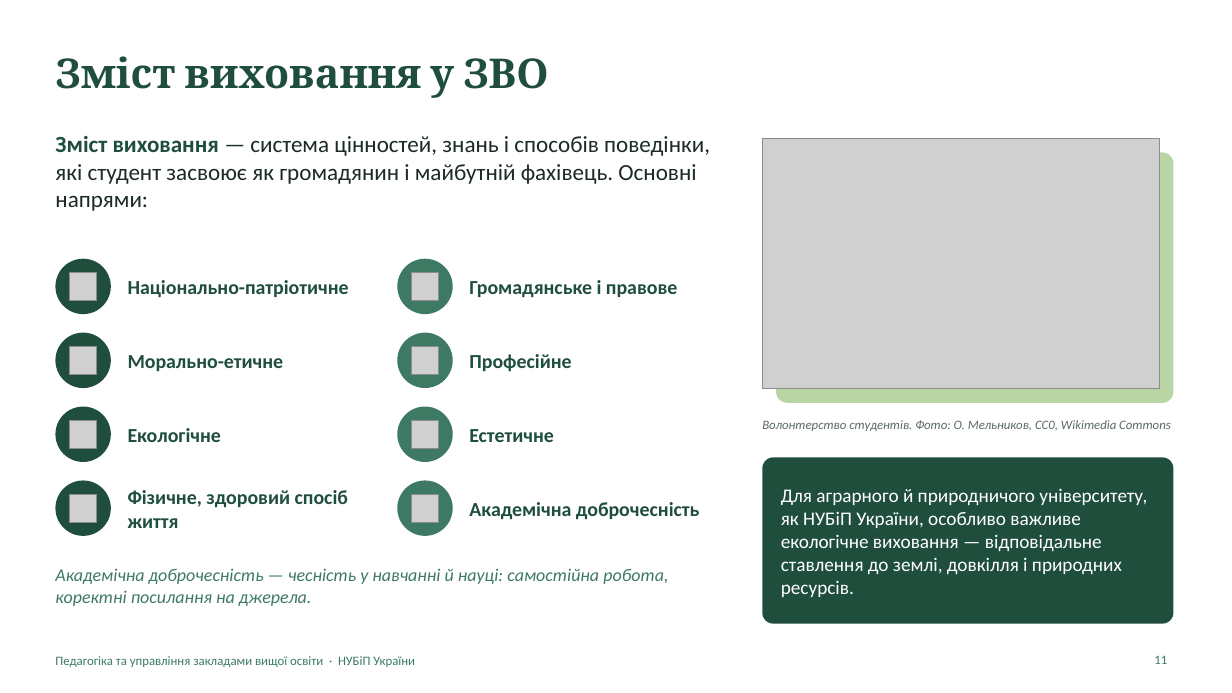
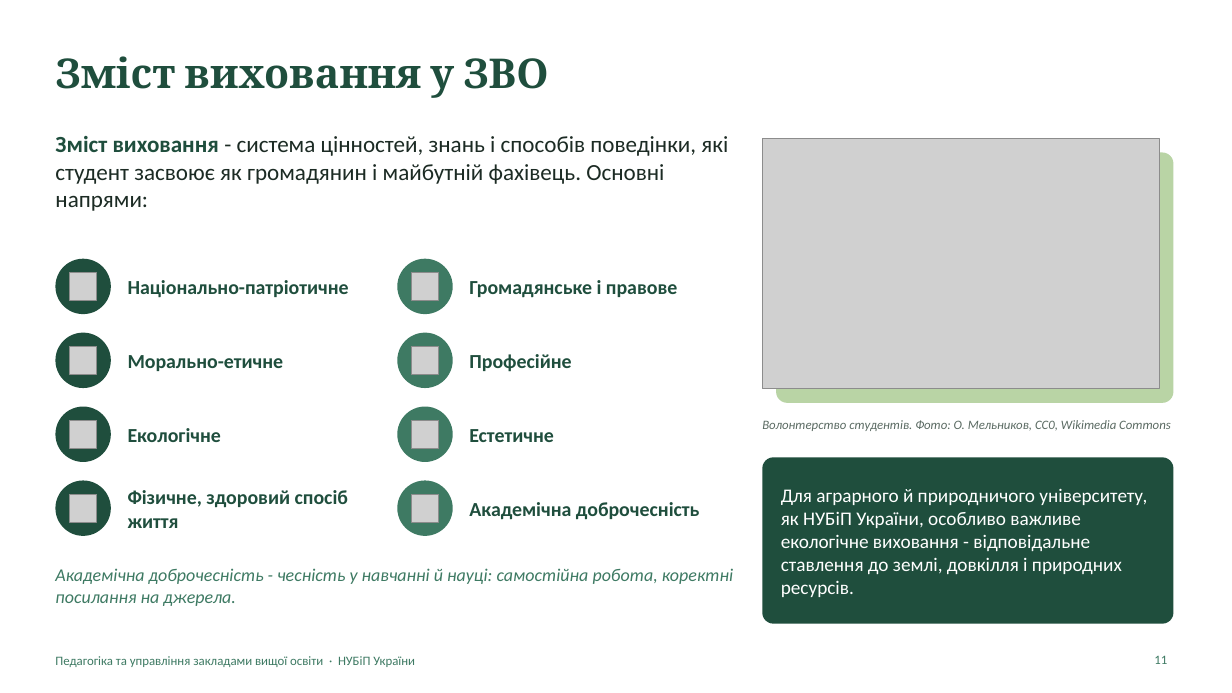
Before and after one commit to mzachepylo-png/kafedra, a slide deck: slide 11 of tmp/Vykhovannia_prezentatsiia.pptx. Drawn at 1232x693 pixels with LibreOffice and Linux fonts; fonts in the diff are those of the drawing; grey boxes stand for pictures. Boxes give left, top, right and bottom in pixels: in the first picture for what was removed or moved away, otherwise in the second. Text is boxed around its words. In the diff, an @@ line names an element or a change of style, - is before the commit and + after.

```diff
--- a/tmp/Vykhovannia_prezentatsiia.pptx
+++ b/tmp/Vykhovannia_prezentatsiia.pptx
@@ text at box(55, 136, 728, 211): text changed @@
-Зміст виховання — система цінностей, знань і способів поведінки, які студент засвоює як громадянин і майбутній фахівець. Основні напрями:
+Зміст виховання - система цінностей, знань і способів поведінки, які студент засвоює як громадянин і майбутній фахівець. Основні напрями:
@@ text at box(781, 488, 1147, 597): text changed @@
-Для аграрного й природничого університету, як НУБіП України, особливо важливе екологічне виховання — відповідальне ставлення до землі, довкілля і природних ресурсів.
+Для аграрного й природничого університету, як НУБіП України, особливо важливе екологічне виховання - відповідальне ставлення до землі, довкілля і природних ресурсів.
@@ text at box(55, 568, 733, 606): text changed @@
-Академічна доброчесність — чесність у навчанні й науці: самостійна робота, коректні посилання на джерела.
+Академічна доброчесність - чесність у навчанні й науці: самостійна робота, коректні посилання на джерела.
```
Also in this commit, not shown: 11 other slides changed, 1 other file.
